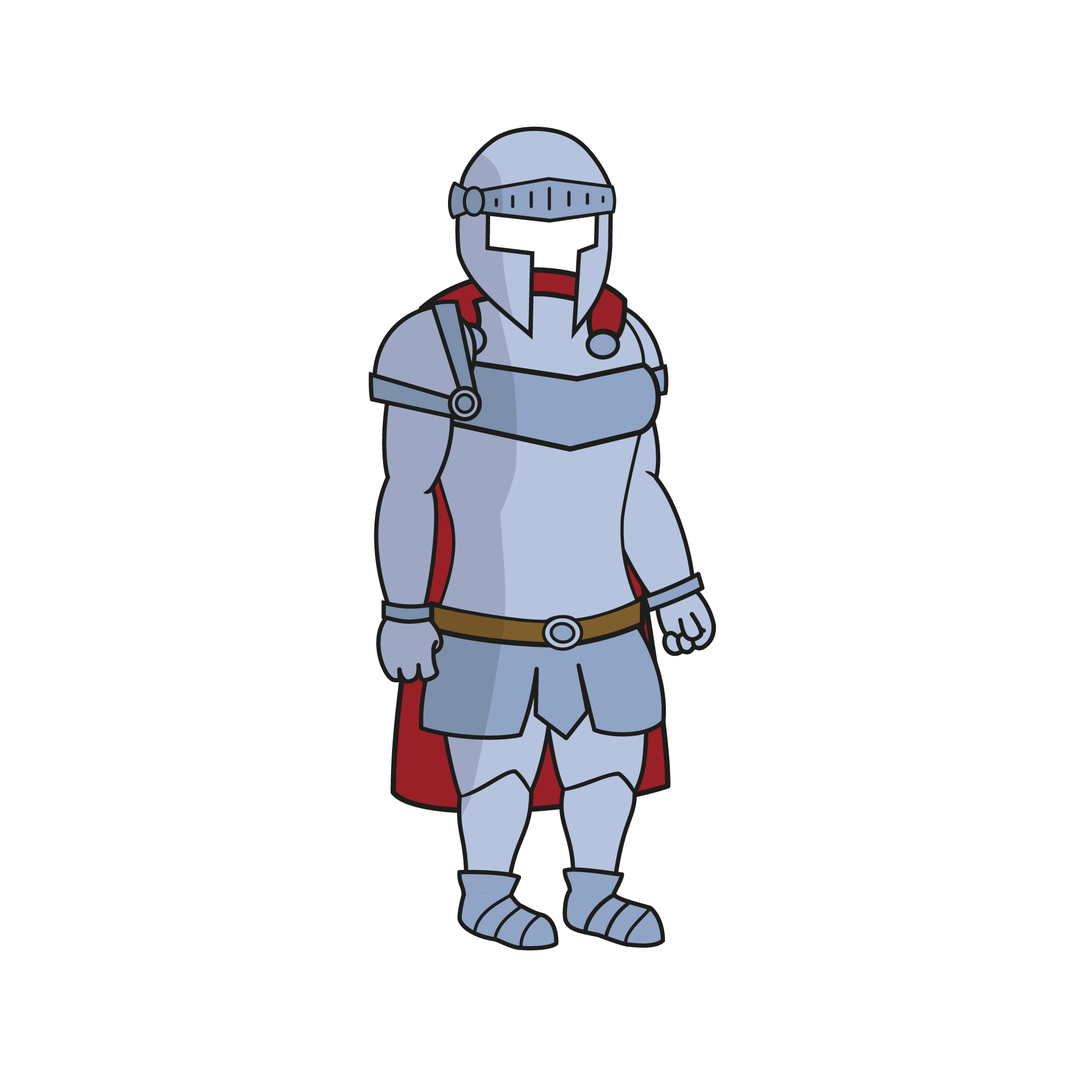
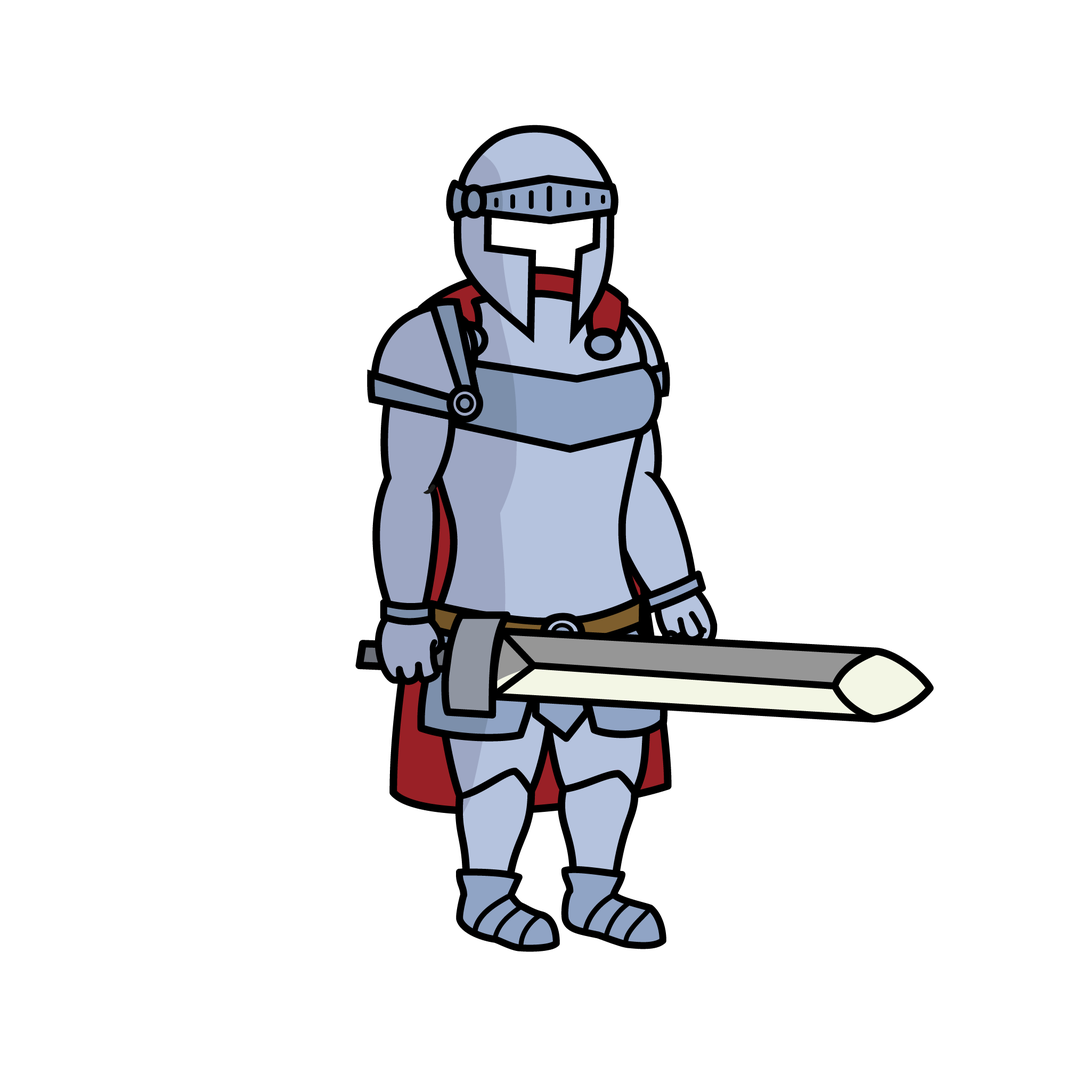
Comparing the layer stacks of the two 1091 × 1091 images. Changes:
added layer "C Shoulder_L" in group "Chest Arm_L" over [367, 297, 484, 495]
renamed "C Shoulder_L" to "C Arm_L", painted on it over [368, 299, 483, 626]
renamed "C Arm_L" to "C Hand_L", painted on it over [374, 458, 446, 686]
renamed "C Hand_L" to "Weapon", moved it out of group "Chest Arm_L", painted on it over [355, 606, 935, 724]
painted on "Helmet" over [446, 124, 619, 345]
painted on "Chest" over [414, 265, 663, 626]
painted on "Pelvis" over [417, 593, 668, 743]
painted on "P1 Thigh_L" over [435, 580, 557, 800]
painted on "P1 Calf_L" over [455, 767, 536, 900]
painted on "P1 Foot_L" over [456, 880, 561, 953]
painted on "P1 Thigh_R" over [536, 570, 653, 797]
painted on "P1 Calf_R" over [558, 770, 640, 899]
painted on "P1 Foot_R" over [561, 875, 667, 950]
painted on "C Shoulder_R" over [550, 291, 671, 509]
painted on "C Arm_R" over [604, 465, 707, 615]
painted on "C Hand_R" over [653, 576, 718, 658]
painted on "Cloak" over [389, 287, 673, 816]
